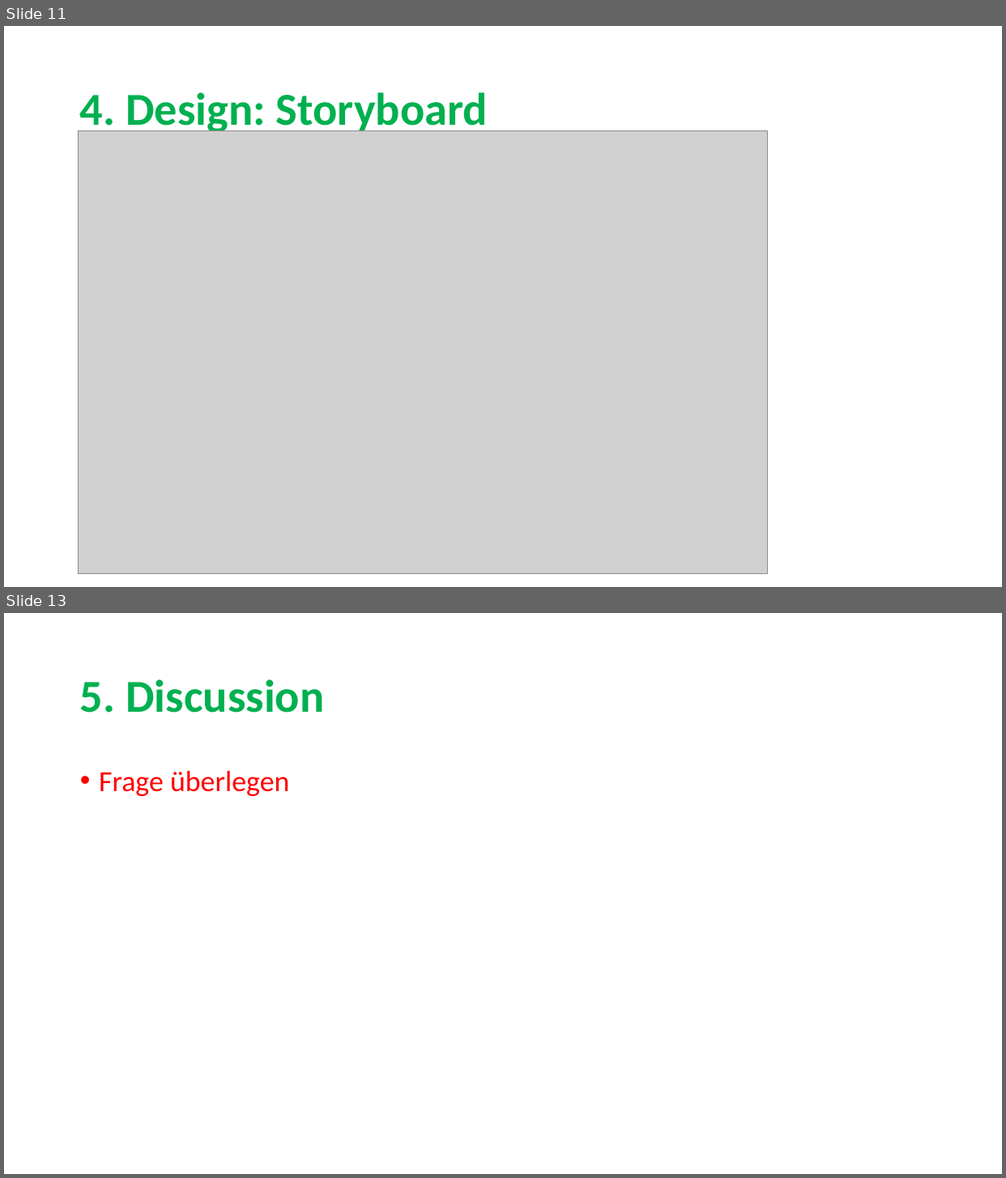
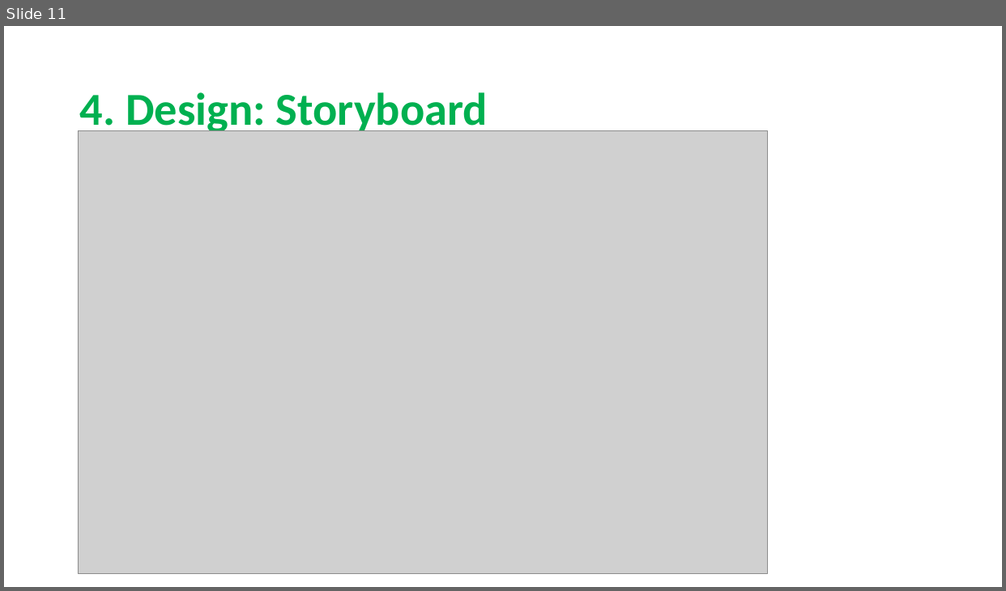
Before and after one commit to sarahmele/ch.bfh.btx8081.w2015.green, a slide deck: doc/task03/Task3.pptx. Shown one above the other, each under a label of ours: slides 11 and 13 before the commit, slide 11 after it; the slides between them are not shown. The pictures are 1006x1178 and 1006x591 pixels, drawn with LibreOffice and Linux fonts; fonts in the diff are those of the drawing; grey boxes stand for pictures. Boxes give left, top, right and bottom in pixels: in the first picture for what was removed or moved away, otherwise in the second. Text is boxed around its words. In the diff, an @@ line names an element or a change of style, - is before the commit and + after.

```diff
--- a/doc/task03/Task3.pptx
+++ b/doc/task03/Task3.pptx
@@ slide 13 removed at [4, 613, 1002, 1174], background #FFFFFF @@
@@ title removed at [80, 679, 324, 713] @@
-5. Discussion
@@ text removed at [99, 771, 289, 796] @@
-• Frage überlegen
```
Also in this commit, not shown: 2 slides changed, 3 slides added, 1 other slide removed.
